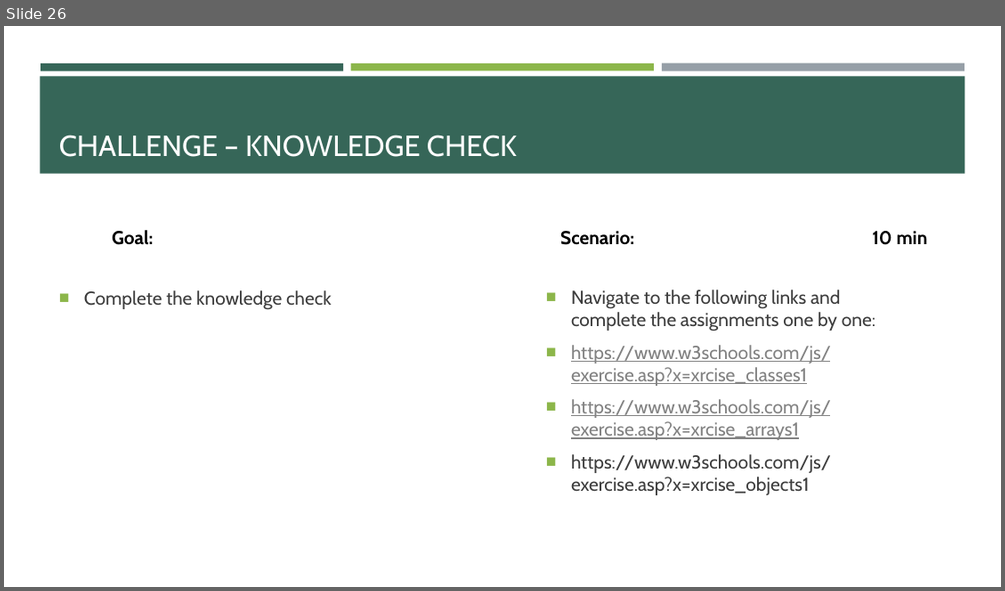
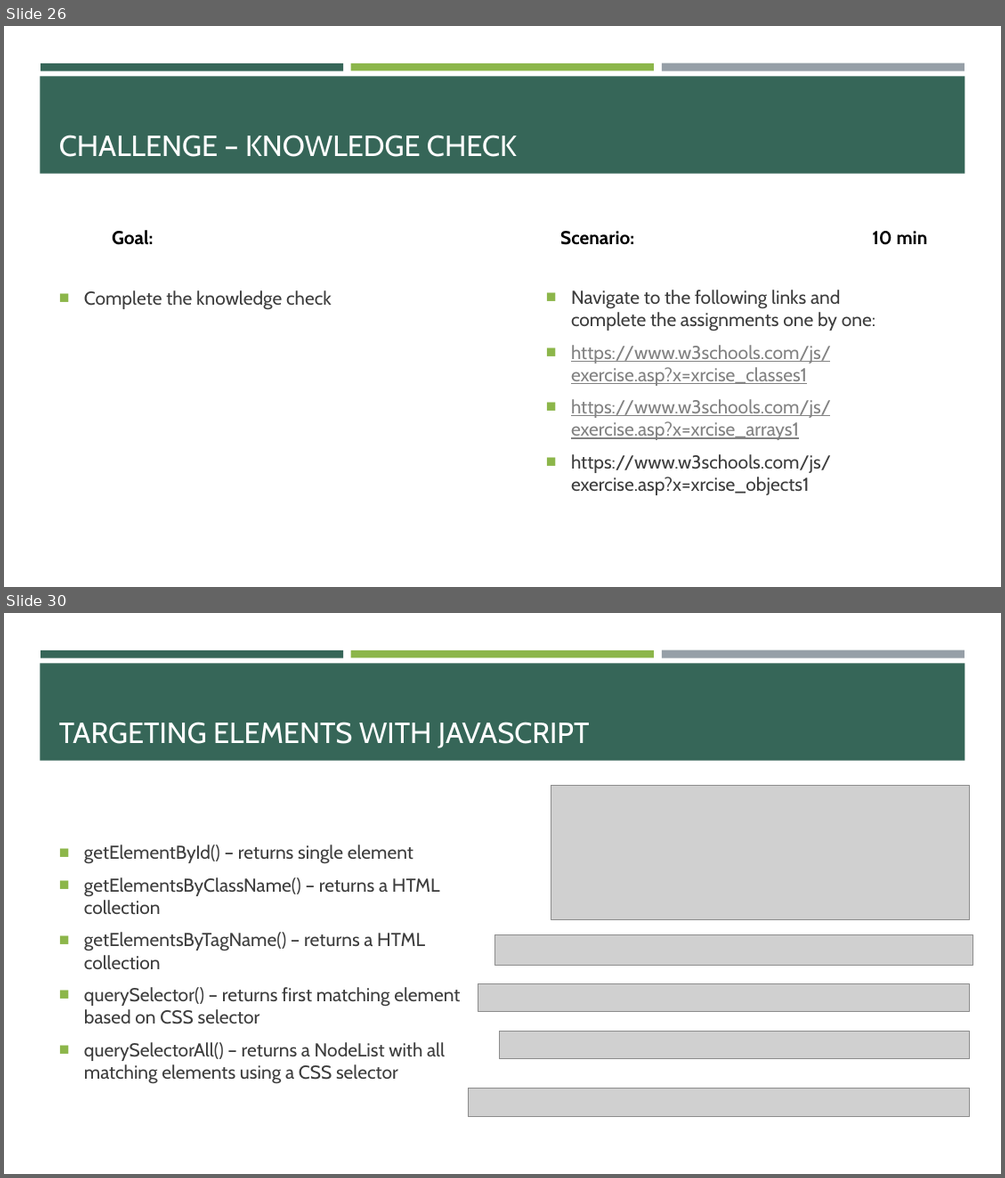
Before and after one commit to e-m-wilson/SNOW, a slide deck: Week_1/004-JavaScript/JavaScript.pptx. Shown one above the other, each under a label of ours: slide 26 before the commit, slides 26 and 30 after it; the slides between them are not shown. The pictures are 1005x591 and 1005x1178 pixels, drawn with LibreOffice and Linux fonts; fonts in the diff are those of the drawing; grey boxes stand for pictures. Boxes give left, top, right and bottom in pixels: in the first picture for what was removed or moved away, otherwise in the second. Text is boxed around its words. In the diff, an @@ line names an element or a change of style, - is before the commit and + after.

```diff
--- a/Week_1/004-JavaScript/JavaScript.pptx
+++ b/Week_1/004-JavaScript/JavaScript.pptx
@@ slide 30 added at (4, 613, 1001, 1174), background #FFFFFF; not listed: 4 template elements that a slide beside it also shows @@
@@ title added at (59, 722, 590, 748), 28 pt, text #FFFFFF @@
+TARGETING ELEMENTS WITH JAVASCRIPT
@@ picture added at (551, 785, 970, 919) @@
@@ text added at (84, 844, 460, 1084), 18 pt, text #3D3D3D @@
+■ getElementById() – returns single element
+■ getElementsByClassName() – returns a HTML collection
+■ getElementsByTagName() – returns a HTML collection
+■ querySelector() – returns first matching element based on CSS selector
+■ querySelectorAll() – returns a NodeList with all matching elements using a CSS selector
@@ picture added at (495, 934, 973, 965) @@
@@ picture added at (478, 984, 969, 1012) @@
@@ picture added at (499, 1031, 969, 1059) @@
@@ picture added at (469, 1088, 970, 1117) @@
```
Also in this commit, not shown: 1 slide changed, 20 other slides added, 1 other file.
